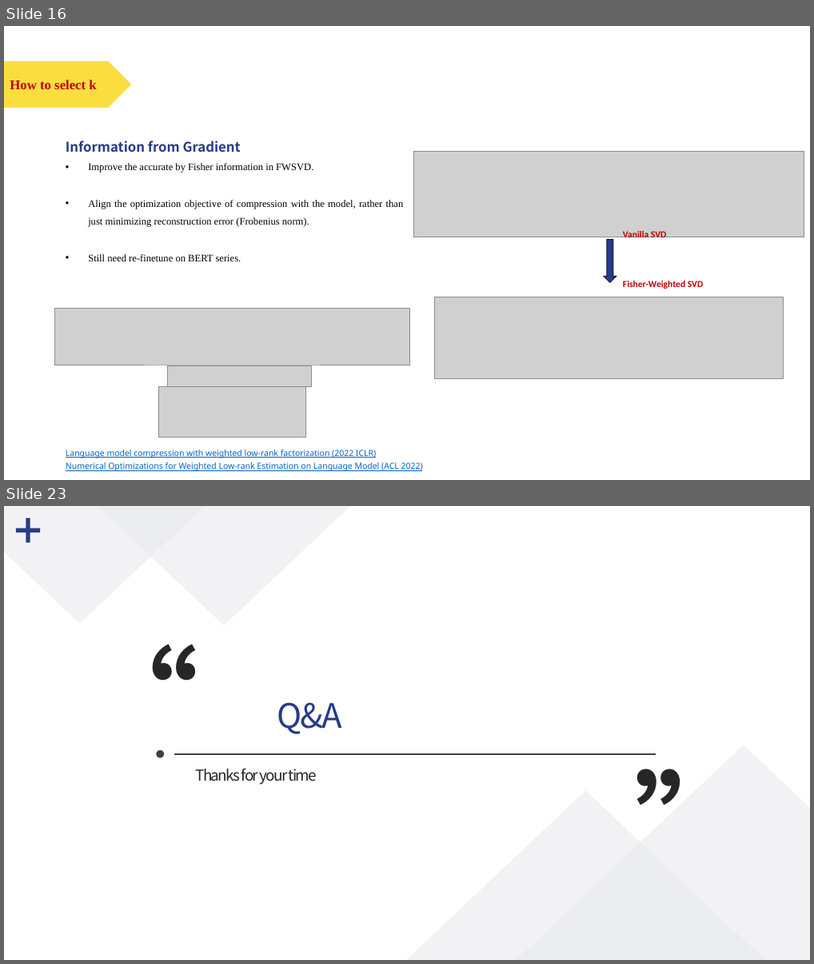
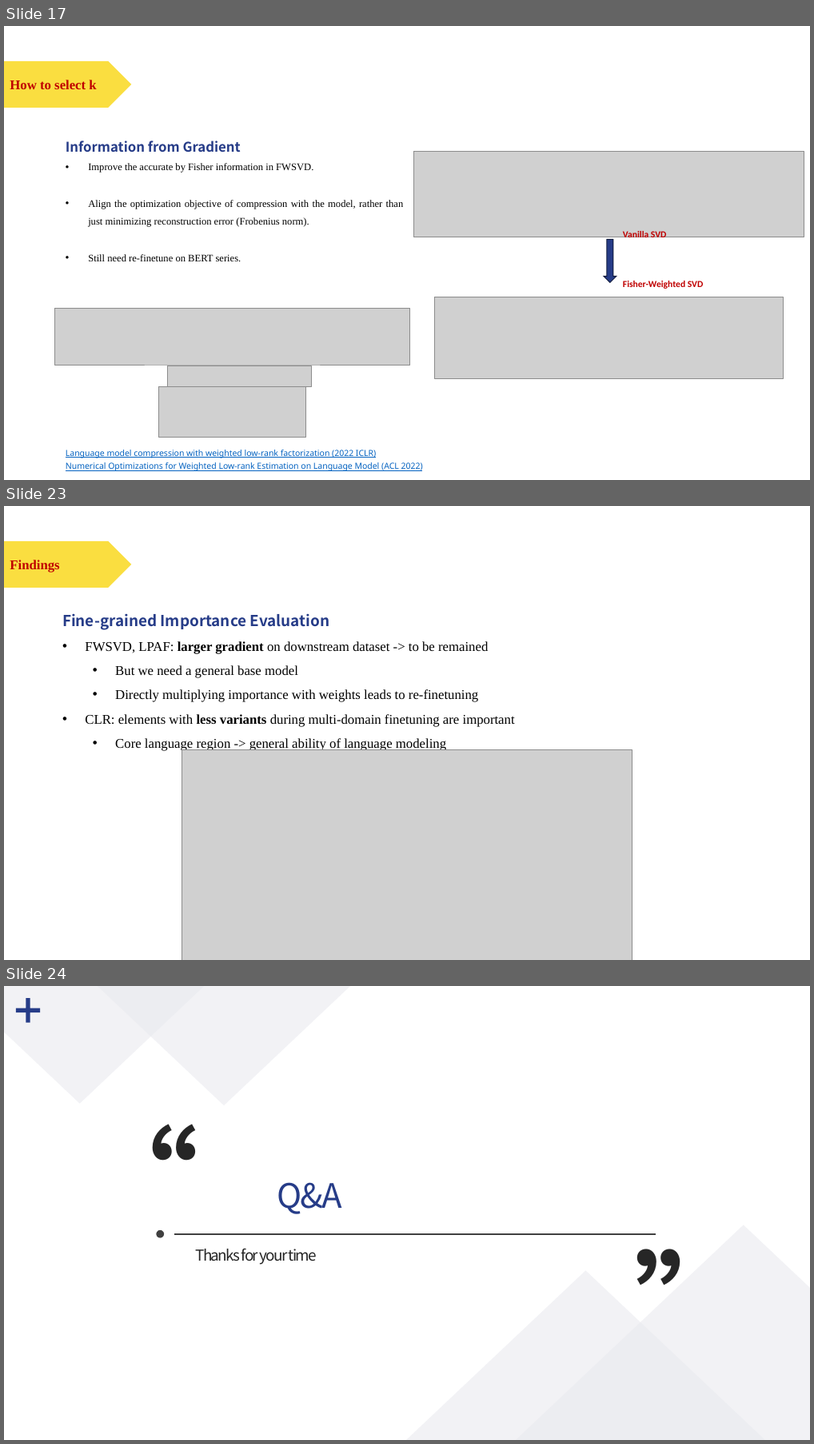
Before and after one commit to polarispw/MSBD5014-IP, a slide deck: docs/Matrix Factorization & LLM Compression.pptx. Shown one above the other, each under a label of ours: slides 16 and 23 before the commit, slides 17, 23 and 24 after it; the slides between them are not shown. The pictures are 814x964 and 814x1444 pixels, drawn with LibreOffice and Linux fonts; fonts in the diff are those of the drawing; grey boxes stand for pictures. Boxes give left, top, right and bottom in pixels: in the first picture for what was removed or moved away, otherwise in the second. Text is boxed around its words. In the diff, an @@ line names an element or a change of style, - is before the commit and + after.

```diff
--- a/docs/Matrix Factorization & LLM Compression.pptx
+++ b/docs/Matrix Factorization & LLM Compression.pptx
@@ slide 23 added at bbox=[4, 506, 810, 960], background #FFFFFF @@
@@ pentagon arrow added at bbox=[4, 541, 132, 588], fill #FADE40 @@
@@ text added at bbox=[10, 560, 59, 572], 16 pt, text #C00000, bold @@
+Findings
@@ text added at bbox=[62, 614, 515, 751], 16 pt, text #000000 @@
+Fine-grained Importance Evaluation
+• FWSVD, LPAF: larger gradient on downstream dataset -> to be remained
+  • But we need a general base model
+  • Directly multiplying importance with weights leads to re-finetuning
+• CLR: elements with less variants during multi-domain finetuning are important
+  • Core language region -> general ability of language modeling
@@ picture added at bbox=[182, 749, 633, 960] @@
@@ what was slide 16 is now slide 17 @@
@@ what was slide 23 is now slide 24 @@
```
Also in this commit, not shown: 4 slides changed, 2 other slides added, 2 slides removed, 14 other files.
